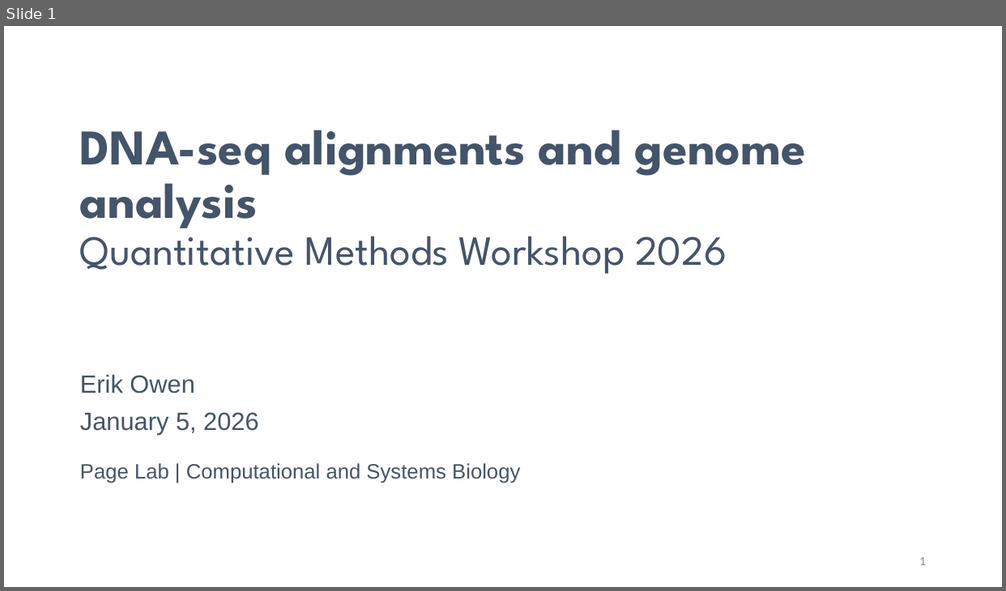
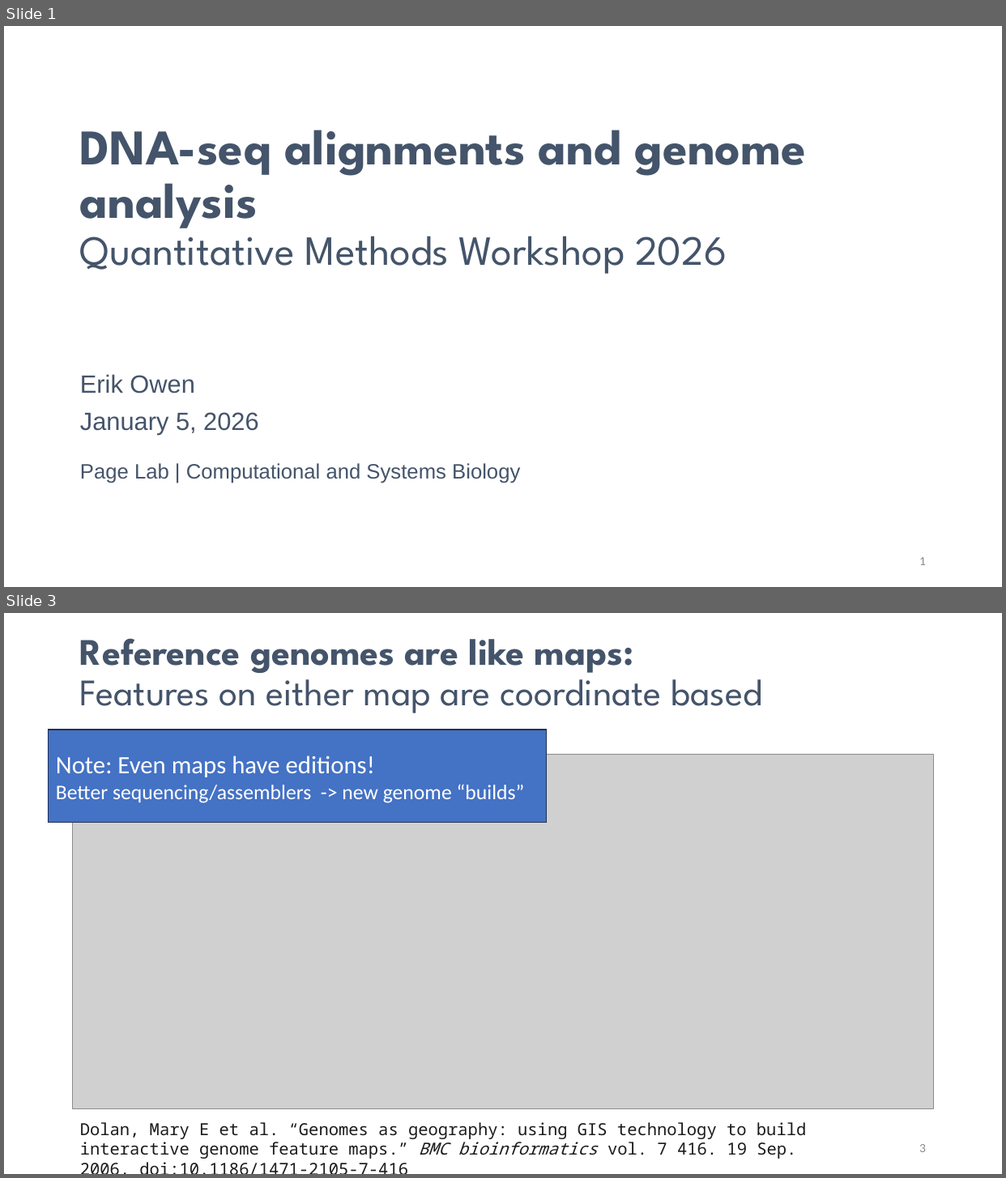
Before and after one commit to erik-owen/2026_QMW_Genomics, a slide deck: slides/260105_dna_seq_alignments.pptx. Shown one above the other, each under a label of ours: slide 1 before the commit, slides 1 and 3 after it; the slides between them are not shown. The pictures are 1006x591 and 1006x1178 pixels, drawn with LibreOffice and Linux fonts; fonts in the diff are those of the drawing; grey boxes stand for pictures; background and template pictures are left out. Boxes give left, top, right and bottom in pixels: in the first picture for what was removed or moved away, otherwise in the second. Text is boxed around its words. In the diff, an @@ line names an element or a change of style, - is before the commit and + after.

```diff
--- a/slides/260105_dna_seq_alignments.pptx
+++ b/slides/260105_dna_seq_alignments.pptx
@@ slide 3 added at [4,613,1002,1174], background #FFFFFF @@
@@ title added at [80,638,762,713], 36 pt, text #44546A @@
+Reference genomes are like maps:
+Features on either map are coordinate based
@@ rectangle added at [49,730,547,823], fill #4472C4, outline #1E3256 1 pt, 20 pt, text #FFFFFF @@
+Note: Even maps have editions!
+Better sequencing/assemblers -> new genome “builds”
@@ picture added at [73,754,934,1109] @@
@@ text added at [80,1122,806,1159], 16 pt, text #1B1B1B @@
+Dolan, Mary E et al. “Genomes as geography: using GIS technology to build interactive genome feature maps.” BMC bioinformatics vol. 7 416. 19 Sep. 2006, doi:10.1186/1471-2105-7-416
@@ page number added at [919,1144,926,1152], 12 pt, text #8C8C8C @@
+3
```
Also in this commit, not shown: 9 other slides added, 1 other file.
